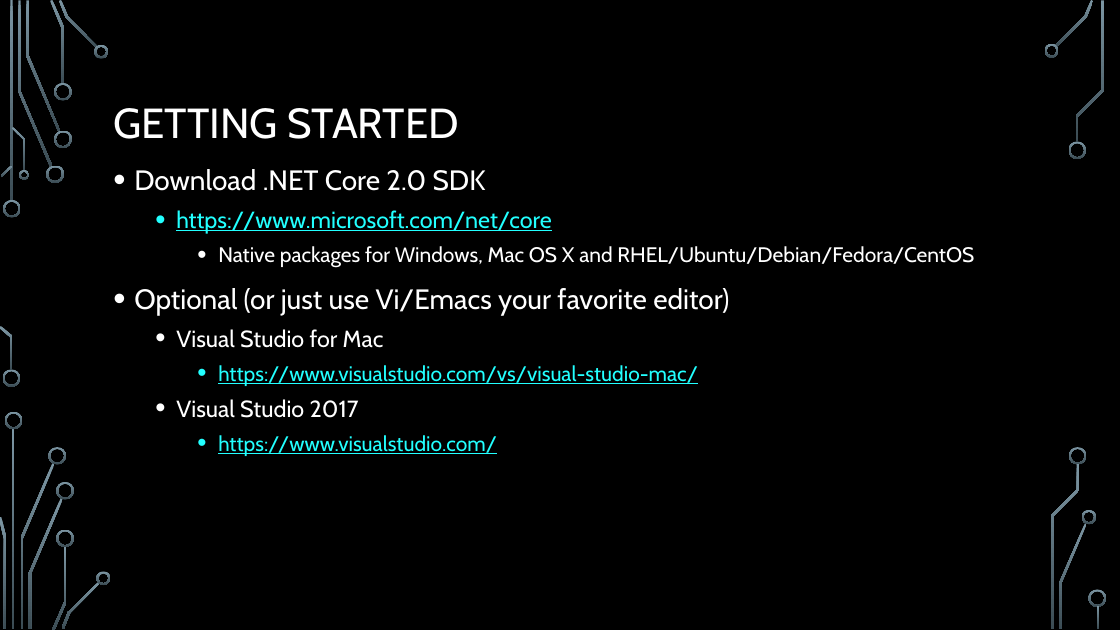
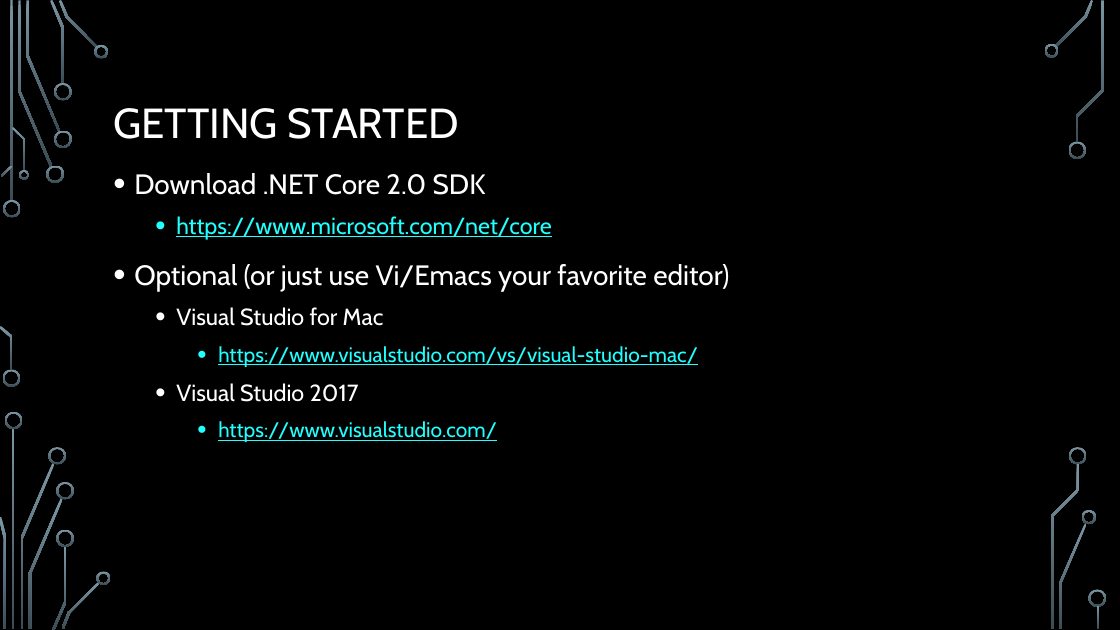
Before and after one commit to jcapellman/Presentations, a slide deck: slide 3 of Functional Programming with C Sharp and Net Core - 8.16.2017/Functional programming with C Sharp.pptx. Drawn at 1120x630 pixels with LibreOffice and Linux fonts; fonts in the diff are those of the drawing; background and template pictures are left out. Boxes give left, top, right and bottom in pixels: in the first picture for what was removed or moved away, otherwise in the second. Text is boxed around its words. In the diff, an @@ line names an element or a change of style, - is before the commit and + after.

Commit message:
Added: .NET Core Slide

```diff
--- a/Functional Programming with C Sharp and Net Core - 8.16.2017/Functional programming with C Sharp.pptx
+++ b/Functional Programming with C Sharp and Net Core - 8.16.2017/Functional programming with C Sharp.pptx
@@ text "Download .NET Core 2.0 SDK" at (x1=134, y1=173, x2=729, y2=442): line spacing 1.1 to 1.2 @@
@@ text at (x1=218, y1=246, x2=974, y2=268): paragraph removed @@
-    • Native packages for Windows, Mac OS X and RHEL/Ubuntu/Debian/Fedora/CentOS
```
Also in this commit, not shown: 1 slide added.
